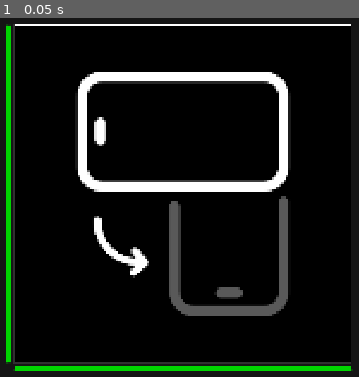
Above: before the commit, frame 1.
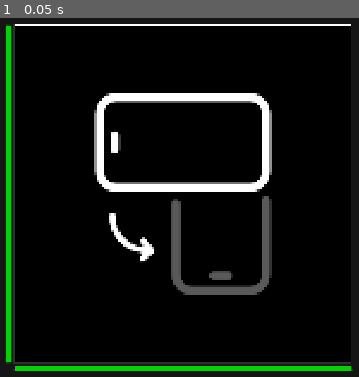
Above: after the commit, the same moment.

Repository: CantanTam/blecaco_phone
Game: Godot game, scene res://scenes/main.tscn
Same seed, same stepped clock (60 frames per second), same inputs: the game is played once before the commit and once after it.
Inputs:
- Up to frame 1 (0.05 s): no input

The runs differ from the first frame. In frame 1, 11% of the frame differs, in the area x 20-82%, y 15-84%.

Commit message:
optimize stream function logic

Diff:
--- a/resources/RotateNotice.svg
+++ b/resources/RotateNotice.svg
@@ -36,7 +36,7 @@
   <g
      id="g5"
      inkscape:label="Phone"
-     transform="matrix(0,-1.7594591,1.7594591,0,-28.918683,438.8208)">
+     transform="matrix(0,-1.4520778,1.4520778,0,11.073905,397.09829)">
     <path
        id="path1"
        style="baseline-shift:baseline;display:inline;overflow:visible;vector-effect:none;fill:#ffffff;stroke-linecap:round;stroke-linejoin:round;paint-order:markers fill stroke;enable-background:accumulate;stop-color:#000000"
--- a/scripts/stream.gd
+++ b/scripts/stream.gd
@@ -142,8 +142,18 @@
 			decode_mutex.unlock()
 			continue
 
+		# 自动识别格式：WebP（RIFF 头）/ JPEG（FFD8 头）← 一期推流改用 WebP
 		var image := Image.new()
-		var error := image.load_jpg_from_buffer(jpeg_data)
+		var is_webp := (
+			jpeg_data.size() >= 12
+			and jpeg_data[0] == 0x52 and jpeg_data[1] == 0x49
+			and jpeg_data[2] == 0x46 and jpeg_data[3] == 0x46
+		)
+
+		var error := (
+			image.load_webp_from_buffer(jpeg_data) if is_webp
+			else image.load_jpg_from_buffer(jpeg_data)
+		)
 
 		decode_mutex.lock()
 
@@ -156,7 +166,7 @@
 		decode_mutex.unlock()
 
 		if error != OK:
-			print("[Godot] JPEG decode failed: ", error)
+			print("[Godot] 帧解码失败: ", error)
 
 
 func _stop_decode_thread() -> void:
